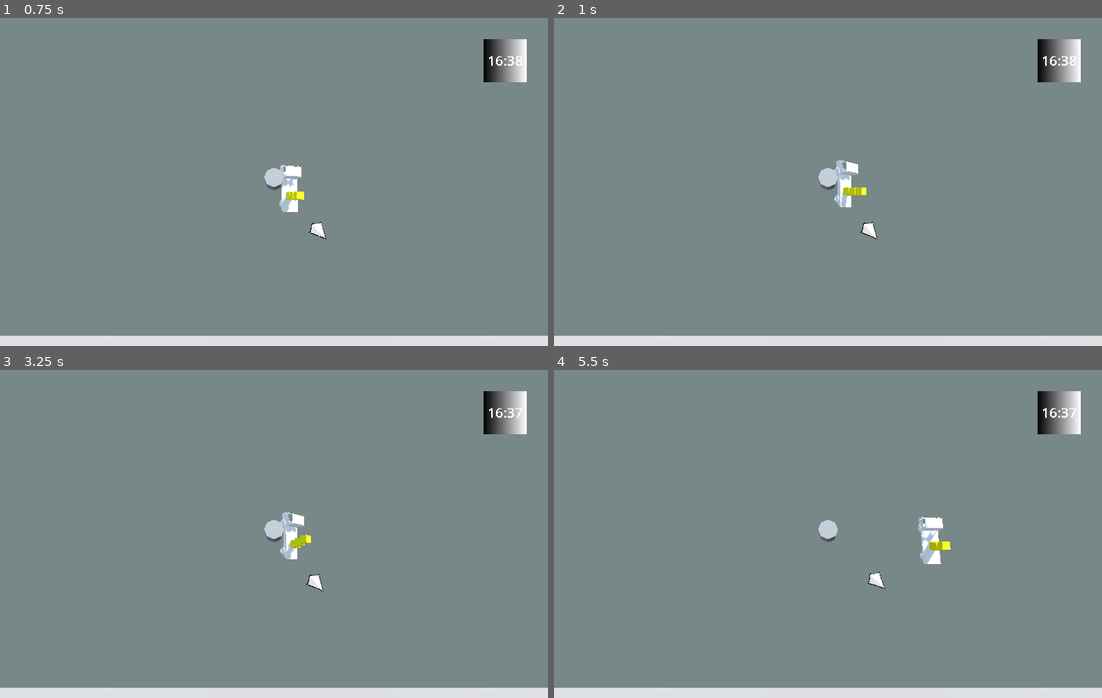
Above: before the commit, frames 1-4 (two rows, left to right).
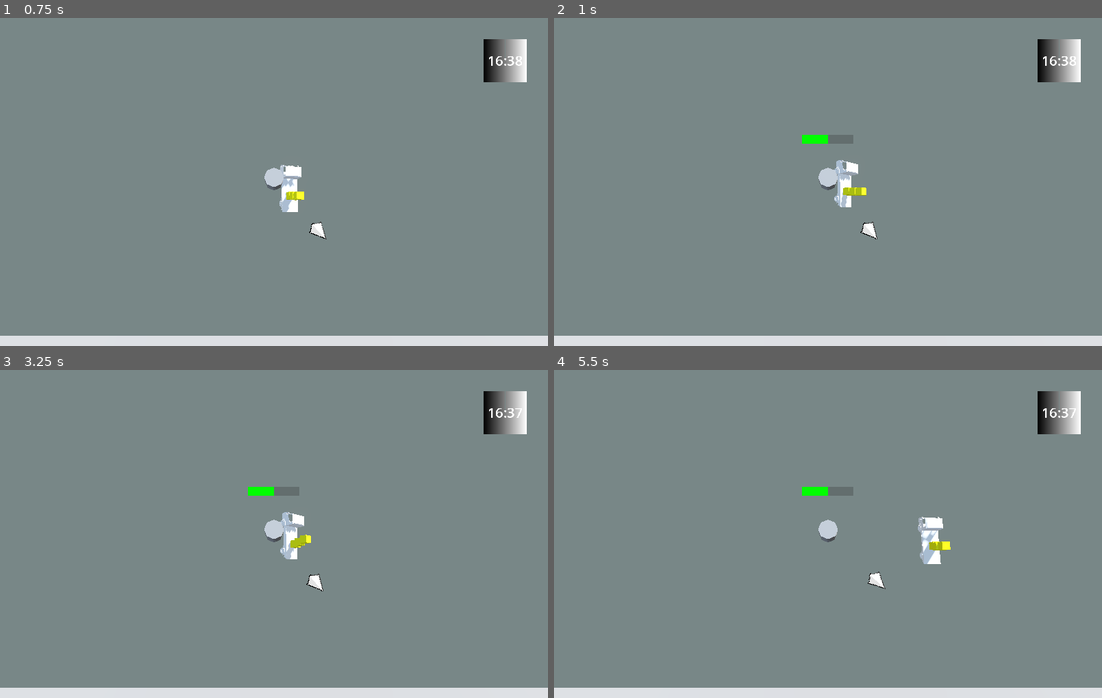
Above: after the commit, the same moments.

Repository: mcKri/bad-idea-jam
Game: Godot game, scene res://system/game_world.tscn
The game is run twice, just before and just after one commit, with the same random seed, the same clock (stepped at 60 frames per second) and the same inputs. The engine's default icon, where the game draws it, is replaced by a stand-in: a white triangle on a blue panel in a dark square.
Inputs:
- Up to frame 1 (0.75 s): tap Enter at 0.5 s; hold D (move_right) from 0.53 s (still down); hold E (interact) from 0.53 s (still down)
- Up to frame 2 (1 s): keep holding D (move_right); keep holding E (interact); tap X at 0.8 s
- Up to frame 3 (3.25 s): release D (move_right) at 1.28 s; release E (interact) at 1.28 s; hold Space (handbrake) 1.28-2 s; tap X at 1.35, 3.05 s; tap E (interact) at 1.55 s; click "Try again" at 2 s; hold D (move_right) from 2.78 s (still down); hold E (interact) from 2.78 s (still down)
- Up to frame 4 (5.5 s): release D (move_right) at 3.53 s; release E (interact) at 3.53 s; hold W (accelerate) 3.53-4.25 s; tap X at 3.6, 5.3 s; tap E (interact) at 3.8 s; click "Try again" at 4.25 s; hold A (move_left) from 5.03 s (still down); hold E (interact) from 5.03 s (still down)

Frame 1 is identical in both runs. In frame 2, 0.3% of the frame differs, in the area x 45-55%, y 35-39%; in frame 3, 0.3%; in frame 4, 0.3%.

Commit message:
create health bars improve delivery logic

Diff:
--- a/entities/box/box.gd
+++ b/entities/box/box.gd
@@ -6,3 +6,10 @@
 
 func enable_interaction(val: bool):
 	set_collision_layer_value(6, val)
+
+
+func drop():
+	reparent(StageLoader.stage)
+	freeze = false
+	enable_interaction(true)
+	UILayer.hud.screen_pointer.add_target(self )
--- a/entities/car/box_anchor.gd
+++ b/entities/car/box_anchor.gd
@@ -63,10 +63,8 @@
 		return
 
 	var box = boxes.pop_back()
-	box.reparent(StageLoader.stage)
-	box.freeze = false
+	box.drop()
 	box.apply_central_impulse(force)
-	box.enable_interaction(true)
 
 
 func deliver_box(box: Box) -> bool:
--- a/entities/car/car.gd
+++ b/entities/car/car.gd
@@ -39,11 +39,14 @@
 const MAX_HEALTH := 400.0
 const COLLISION_DAMAGE_SCALE := 5.0
 
+@onready var health_bar: HealthBar = $Mesh/HealthBar
+
 var health := MAX_HEALTH
 
 
 func _ready():
 	ground_ray.add_exception(self )
+	health_bar.set_max(MAX_HEALTH)
 
 
 func _physics_process(delta):
@@ -163,6 +166,7 @@
 
 func damage(amount: float):
 	health -= amount
+	health_bar.update(health)
 	if health <= 0.0:
 		destroy()
 
--- a/entities/car/car.tscn
+++ b/entities/car/car.tscn
@@ -3,6 +3,7 @@
 [ext_resource type="Script" uid="uid://bhfjlv5c5yfu4" path="res://entities/car/car.gd" id="1_yotxw"]
 [ext_resource type="Script" uid="uid://bv3hcp8nt7tqn" path="res://entities/car/box_anchor.gd" id="2_1ang0"]
 [ext_resource type="PackedScene" uid="uid://c2jnpowkgbear" path="res://entities/car/tray car 001.glb" id="3_x0apo"]
+[ext_resource type="PackedScene" uid="uid://bg6mrq4ouh7md" path="res://ui/health_bar.tscn" id="4_qxogl"]
 
 [sub_resource type="Curve" id="Curve_1ang0"]
 _data = [Vector2(0, 0), 0.0, 0.0, 0, 0, Vector2(0.2480211, 0.8268442), 0.0, 0.0, 0, 0, Vector2(0.50923485, 1), 0.0, 0.0, 0, 0]
@@ -50,3 +51,5 @@
 [node name="BoxAnchor" type="Marker3D" parent="Mesh/tray car 001" unique_id=2121495623]
 transform = Transform3D(-1, 0, -1.509958e-07, 0, 1, 0, 1.509958e-07, 0, -1, -2.183478e-08, 0.71042484, -0.24976063)
 script = ExtResource("2_1ang0")
+
+[node name="HealthBar" parent="Mesh" unique_id=1781806300 instance=ExtResource("4_qxogl")]
--- a/entities/delivery_point/delivery_point.gd
+++ b/entities/delivery_point/delivery_point.gd
@@ -27,6 +27,17 @@
 		if body.box_anchor.deliver_box(_required_box_instance):
 			set_active(false)
 			delivered.emit()
+	elif body is Box:
+		if body == _required_box_instance:
+			set_active(false)
+			delivered.emit()
+			body.queue_free()
+	elif body is Player:
+		if body.held_box == _required_box_instance:
+			set_active(false)
+			delivered.emit()
+			body.held_box.queue_free()
+			body.held_box = null
 
 
 func set_required_box(box: Box):
--- a/entities/delivery_point/delivery_point.tscn
+++ b/entities/delivery_point/delivery_point.tscn
@@ -15,7 +15,7 @@
 
 [node name="Area3D" type="Area3D" parent="." unique_id=1994310657]
 collision_layer = 0
-collision_mask = 2
+collision_mask = 3
 
 [node name="CollisionShape3D" type="CollisionShape3D" parent="Area3D" unique_id=1769904462]
 transform = Transform3D(1, 0, 0, 0, 1, 0, 0, 0, 1, 0, 0.6045811, 0)
--- a/entities/player/player.gd
+++ b/entities/player/player.gd
@@ -25,7 +25,12 @@
 var held_box: Box
 
 const MAX_HEALTH := 100.0
+@onready var health_bar: HealthBar = $HealthBar
 var health := MAX_HEALTH
+
+
+func _ready():
+	health_bar.set_maximum(MAX_HEALTH)
 
 
 func _physics_process(delta):
@@ -54,15 +59,19 @@
 
 	if !car:
 		if event is InputEventKey:
-			if event.is_action_pressed("interact") && first_actionable:
-				if first_actionable is Car:
-					if held_box:
-						first_actionable.box_anchor.add_box(held_box)
-						held_box = null
-					else:
-						enter_car(first_actionable)
-				elif first_actionable is Box && !held_box:
-					carry_box(first_actionable)
+			if event.is_action_pressed("interact"):
+				if first_actionable:
+					if first_actionable is Box:
+						carry_box(first_actionable)
+					elif first_actionable is Car:
+						if held_box:
+							first_actionable.box_anchor.add_box(held_box)
+							held_box = null
+						else:
+							enter_car(first_actionable)
+				elif held_box:
+					held_box.drop()
+					held_box = null
 	else:
 		if event is InputEventKey:
 			if event.is_action_pressed("interact"):
@@ -111,6 +120,7 @@
 
 func damage(amount: float):
 	health -= amount
+	health_bar.update(health)
 	if health <= 0.0:
 		die()
 
--- a/entities/player/player.tscn
+++ b/entities/player/player.tscn
@@ -1,6 +1,7 @@
 [gd_scene format=3 uid="uid://bnl0uwm7p86h"]
 
 [ext_resource type="Script" uid="uid://l4pvyaf76sk7" path="res://entities/player/player.gd" id="1_symyc"]
+[ext_resource type="PackedScene" uid="uid://bg6mrq4ouh7md" path="res://ui/health_bar.tscn" id="2_abrql"]
 
 [sub_resource type="CapsuleShape3D" id="CapsuleShape3D_sfv1e"]
 height = 1.6386719
@@ -33,3 +34,5 @@
 
 [node name="CarryAnchor" type="Marker3D" parent="DirectionMarker" unique_id=1371869544]
 transform = Transform3D(1, 0, 0, 0, 1, 0, 0, 0, 1, 0, 0, -1.2144581)
+
+[node name="HealthBar" parent="." unique_id=1781806300 instance=ExtResource("2_abrql")]
--- /dev/null
+++ b/ui/health_bar.gd
@@ -0,0 +1,46 @@
+class_name HealthBar
+extends ProgressBar
+
+const DISPLAY_DURATION := 2.0
+
+@export var screen_offset_y: float = 100.0
+
+@onready var parent: Node3D = get_parent() as Node3D
+
+var display_timer := 0.0
+
+
+func _ready():
+	hide()
+	call_deferred("reparent", UILayer)
+
+
+func _process(_delta):
+	if !is_instance_valid(parent):
+		hide()
+		queue_free()
+		return
+
+	if display_timer > 0.0:
+		display_timer -= _delta
+	if display_timer <= 0.0:
+		hide()
+
+	var camera := get_viewport().get_camera_3d()
+	if camera == null:
+		return
+
+	var parent_screen_pos := camera.unproject_position(parent.global_position)
+	var target_screen_pos := parent_screen_pos + Vector2(0.0, -screen_offset_y)
+	global_position = target_screen_pos - size * 0.5
+
+
+func set_maximum(max_health: float):
+	max_value = max_health
+	value = max_health
+
+
+func update(health: float):
+	value = health
+	display_timer = DISPLAY_DURATION
+	show()
--- /dev/null
+++ b/ui/health_bar.tscn
@@ -0,0 +1,19 @@
+[gd_scene format=3 uid="uid://bg6mrq4ouh7md"]
+
+[ext_resource type="Script" uid="uid://cvwvvtnvngp3h" path="res://ui/health_bar.gd" id="1_rwxrv"]
+
+[sub_resource type="StyleBoxFlat" id="StyleBoxFlat_qxogl"]
+bg_color = Color(0.11372549, 0.11372549, 0.11372549, 0.23137255)
+
+[sub_resource type="StyleBoxFlat" id="StyleBoxFlat_x0apo"]
+bg_color = Color(0, 1, 0, 1)
+
+[node name="HealthBar" type="ProgressBar" unique_id=1781806300]
+custom_minimum_size = Vector2(120, 20)
+offset_right = 25.0
+offset_bottom = 5.0
+theme_override_styles/background = SubResource("StyleBoxFlat_qxogl")
+theme_override_styles/fill = SubResource("StyleBoxFlat_x0apo")
+value = 25.0
+show_percentage = false
+script = ExtResource("1_rwxrv")
Not shown, added: ui/health_bar.gd.uid
